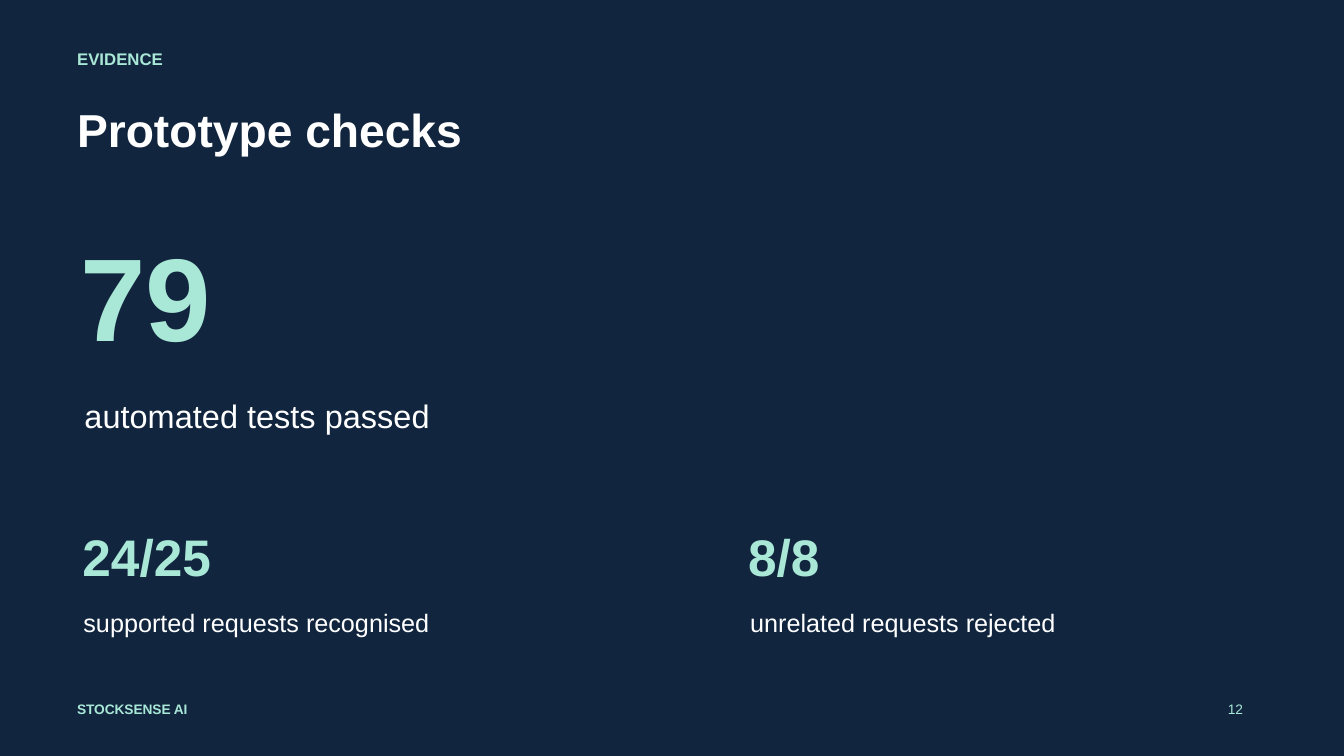
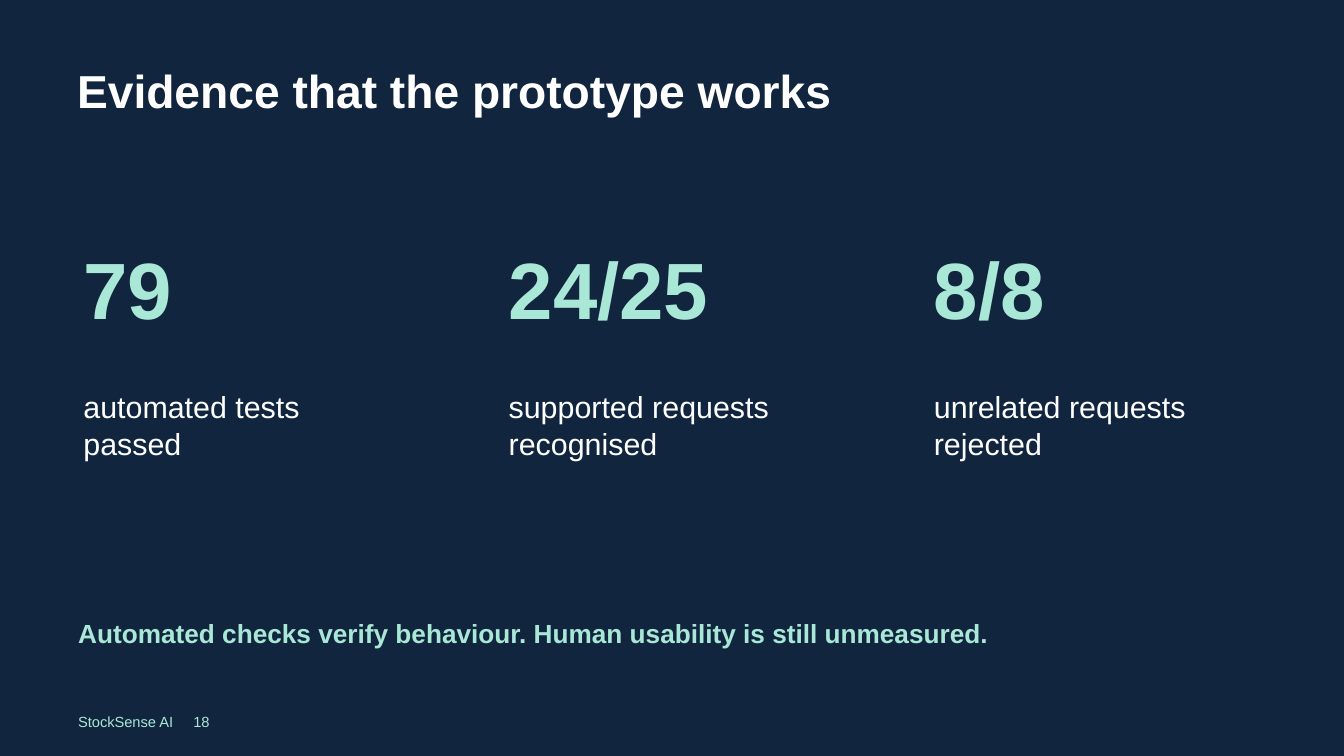
Before and after one commit to VUT-AI-SOLUTIONS-2026/stocksense-ai, a slide deck: slide 18 of docs/StockSense_AI_Presentation_Review.pptx (slide 12 before the commit). Drawn at 1344x756 pixels with LibreOffice and Linux fonts; fonts in the diff are those of the drawing. Boxes give left, top, right and bottom in pixels: in the first picture for what was removed or moved away, otherwise in the second. Text is boxed around its words. In the diff, an @@ line names an element or a change of style, - is before the commit and + after.

```diff
--- a/docs/StockSense_AI_Presentation_Review.pptx
+++ b/docs/StockSense_AI_Presentation_Review.pptx
@@ text removed at bbox=[77, 53, 163, 65] @@
-EVIDENCE
@@ text at bbox=[77, 74, 831, 118]: text changed @@
-Prototype checks
+Evidence that the prototype works
@@ text "79" at bbox=[83, 263, 172, 320]: size 84 to 57 pt @@
@@ text "24/25": place and size @@
-text "24/25" at bbox=[82, 538, 211, 577]
+text "24/25" at bbox=[509, 261, 709, 321]
@@ text "24/25" at bbox=[509, 261, 709, 321]: size 36.8 to 57 pt @@
@@ text "8/8" at bbox=[934, 261, 1045, 321]: size 36.8 to 57 pt @@
@@ text "8/8": place and size @@
-text "8/8" at bbox=[748, 538, 819, 577]
+text "8/8" at bbox=[934, 261, 1045, 321]
@@ text at bbox=[83, 396, 299, 461]: text changed; size 23.2 to 21.8 pt @@
-automated tests passed
+automated tests
+passed
@@ text at bbox=[509, 396, 769, 461]: text changed; size 18 to 21.8 pt @@
-supported requests recognised
+supported requests
+recognised
@@ text at bbox=[934, 396, 1186, 461]: text changed; size 18 to 21.8 pt @@
-unrelated requests rejected
+unrelated requests
+rejected
@@ text added at bbox=[78, 624, 988, 649], 18.8 pt, text #A9E7D7, bold @@
+Automated checks verify behaviour. Human usability is still unmeasured.
@@ text at bbox=[78, 716, 209, 727]: text changed; size 9.8 to 10.5 pt; bold off @@
-STOCKSENSE AI
+StockSense AI 18
@@ text removed at bbox=[1228, 704, 1243, 714] @@
-12
```
Also in this commit, not shown: 1 other slide changed, 18 slides added, 12 slides removed, 2 other files.
